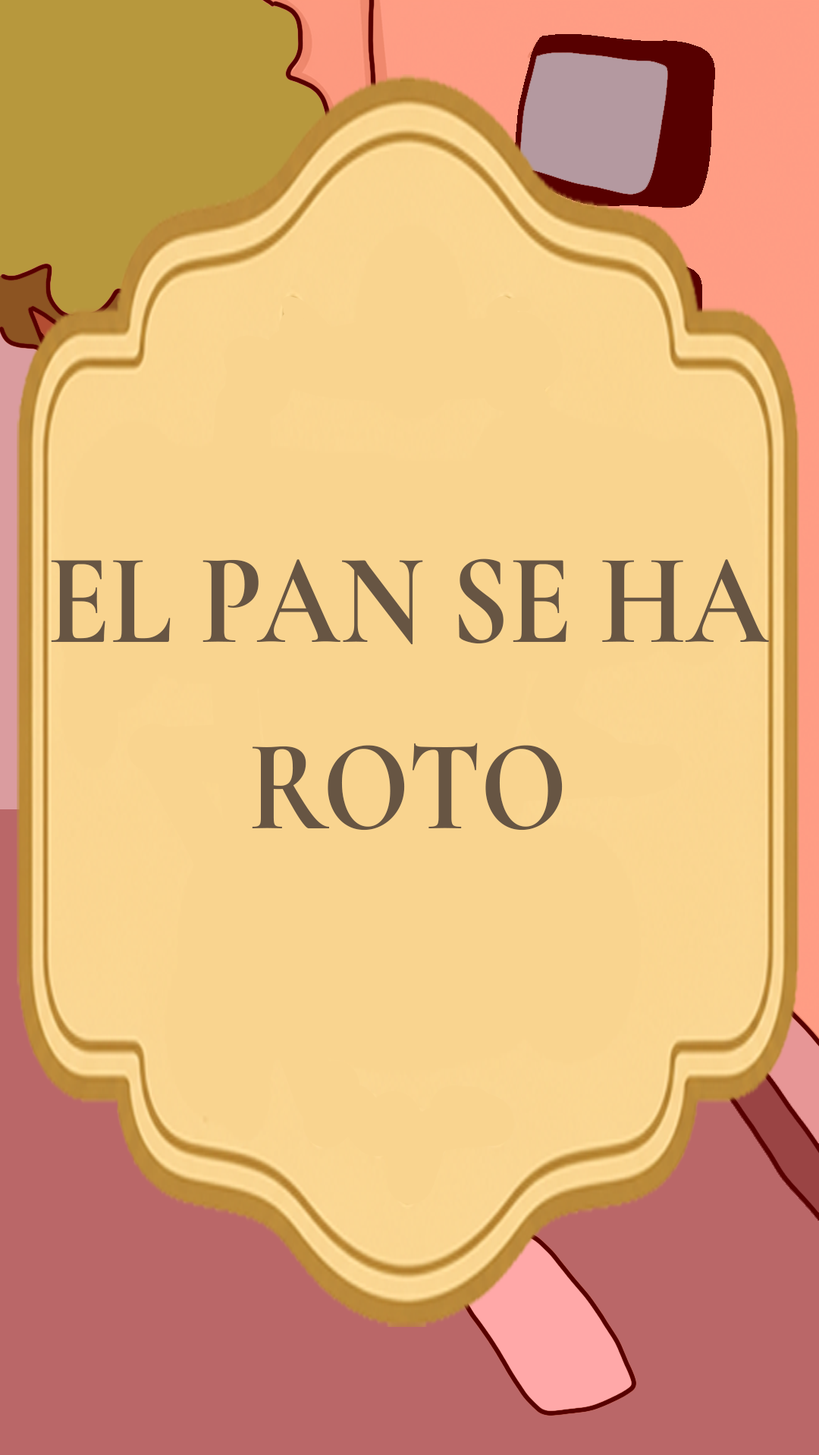
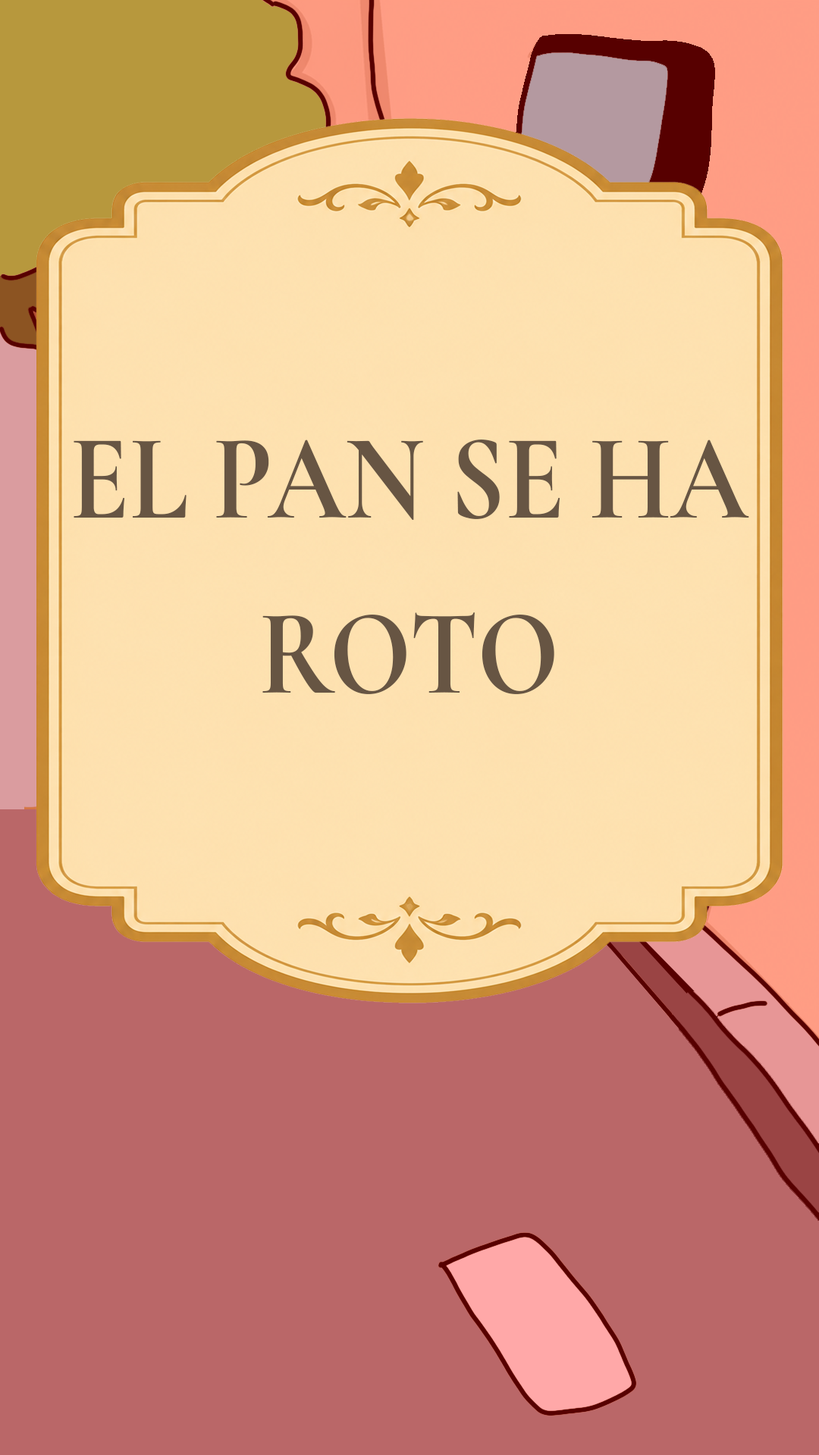
Before/after of a 819 x 1455 layered artwork. What changed in the layer stack:
painted on "EL PAN SE HA ROTO" over [50, 439, 769, 831]
renamed "Capa 4" to "Capa 6", painted on it over [16, 74, 799, 1328]
painted on "Capa 2 copia" over [24, 636, 696, 1158]
